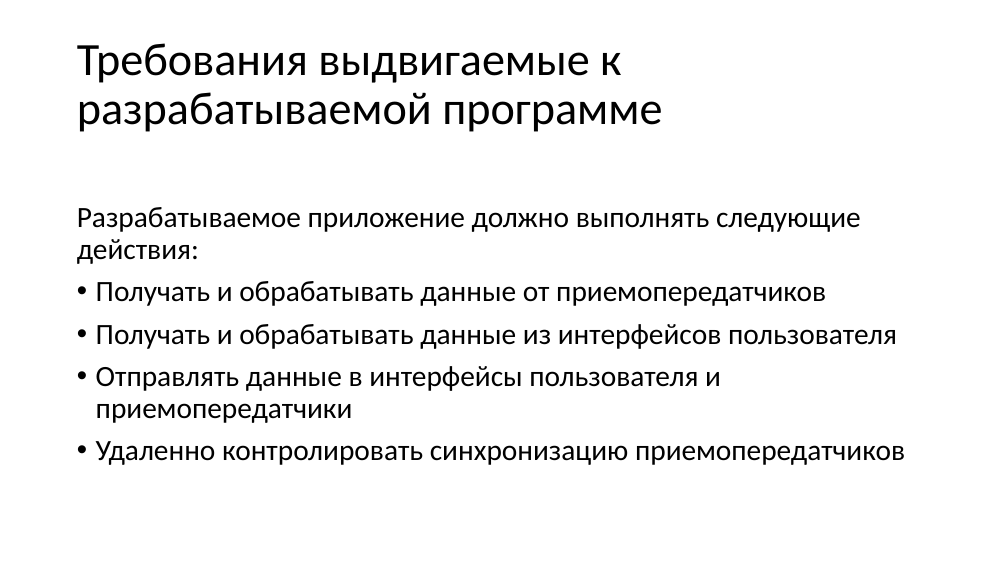
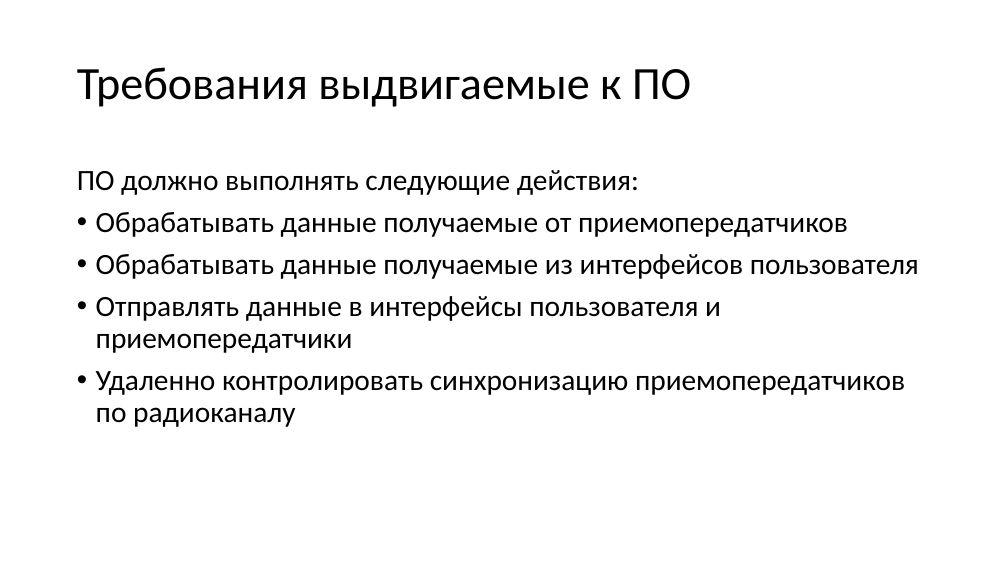
Before and after one commit to wei-blip/diploma, a slide deck: slide 8 of предзащита.pptx (slide 7 before the commit). Drawn at 1008x567 pixels with LibreOffice and Linux fonts; fonts in the diff are those of the drawing. Boxes give left, top, right and bottom in pixels: in the first picture for what was removed or moved away, otherwise in the second. Text is boxed around its words. In the diff, an @@ line names an element or a change of style, - is before the commit and + after.

```diff
--- a/предзащита.pptx
+++ b/предзащита.pptx
@@ title at [77, 67, 691, 107]: text changed @@
-Требования выдвигаемые к разрабатываемой программе
+Требования выдвигаемые к ПО
@@ text "ПО должно выполнять следующие действия:": place and size @@
-text "ПО должно выполнять следующие действия:" at [77, 207, 905, 465]
+text "ПО должно выполнять следующие действия:" at [77, 170, 919, 427]
@@ text at [77, 170, 919, 279]: text changed @@
-Разрабатываемое приложение должно выполнять следующие действия:
-• Получать и обрабатывать данные от приемопередатчиков
-• Получать и обрабатывать данные из интерфейсов пользователя
+ПО должно выполнять следующие действия:
+• Обрабатывать данные получаемые от приемопередатчиков
+• Обрабатывать данные получаемые из интерфейсов пользователя
@@ text at [96, 371, 905, 427]: text changed @@
-• Удаленно контролировать синхронизацию приемопередатчиков
+• Удаленно контролировать синхронизацию приемопередатчиков по радиоканалу
```
Also in this commit, not shown: 7 other slides changed, 6 slides added, 2 slides removed, 4 other files.
